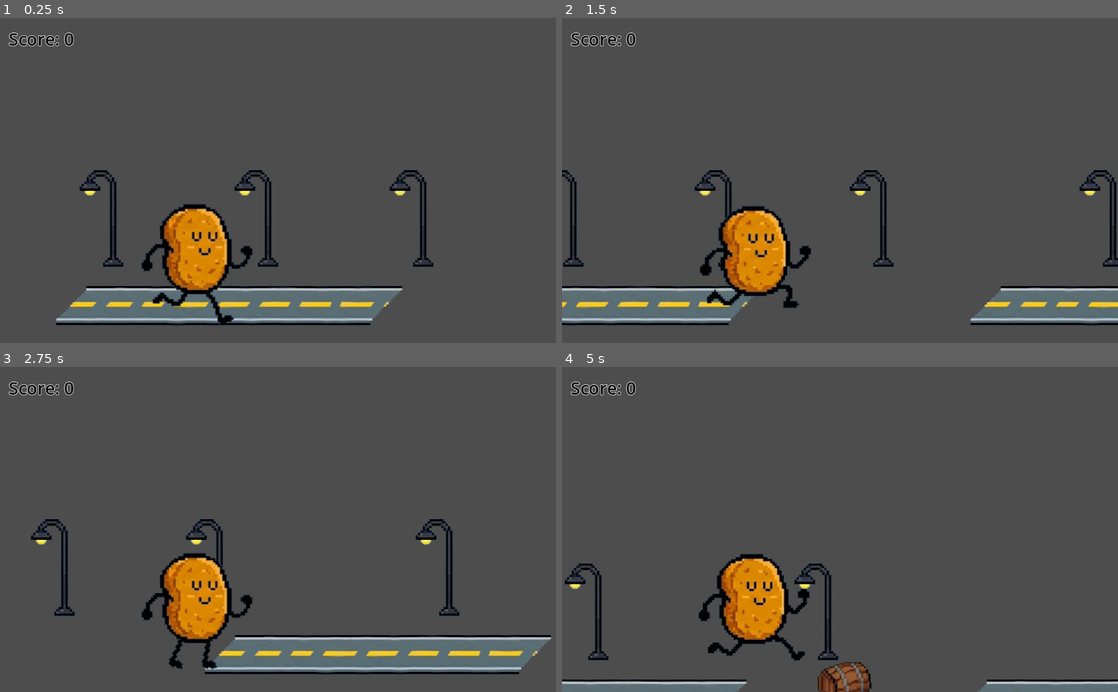
Above: before the commit, frames 1-4 (two rows, left to right).
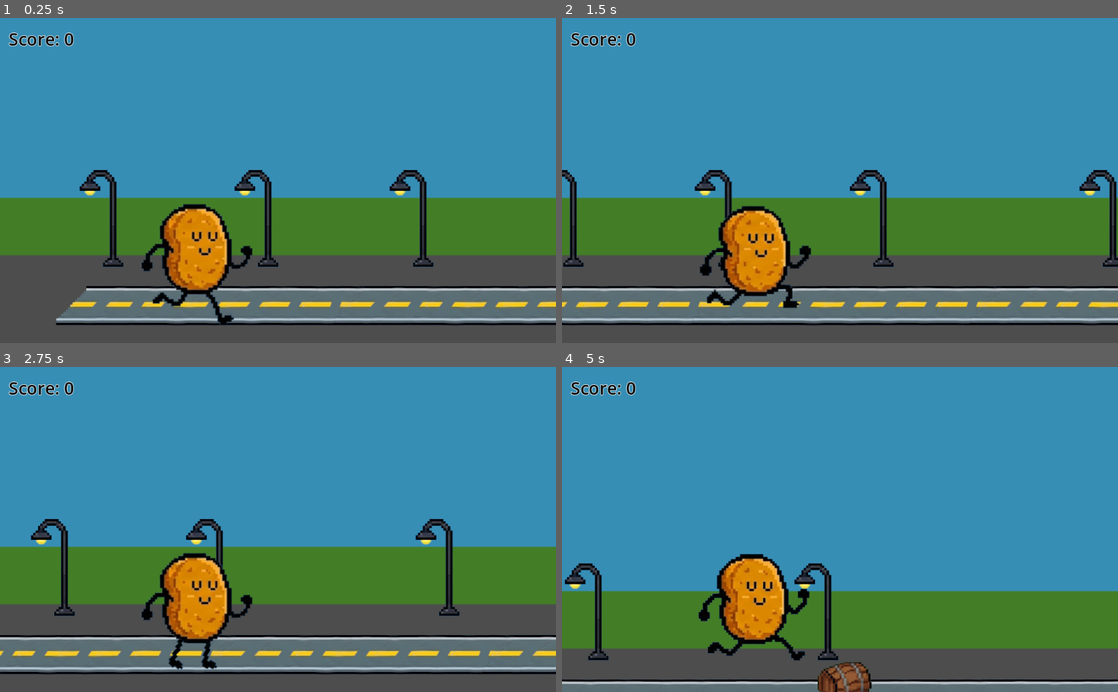
Above: after the commit, the same moments.

Repository: micahlhoover/vibe_code_nugget
Game: Godot game, scene res://main.tscn
The game is run twice, just before and just after one commit, with the same random seed, the same clock (stepped at 60 frames per second) and the same inputs.
Inputs (mouse positions are in pixels of both pictures, inside the frame that each line leads up to):
- Up to frame 1 (0.25 s): no input
- Up to frame 2 (1.5 s): tap Enter (ui_accept) at 0.5, 0.77 s; move the mouse to (962, 164) at 0.52 s; click (962, 164) at 0.67 s; move the mouse to (728, 196) at 1.27 s; click (728, 196) at 1.42 s
- Up to frame 3 (2.75 s): tap Enter (ui_accept) at 1.52 s; move the mouse to (333, 458) at 2.02 s; click (333, 458) at 2.17 s
- Up to frame 4 (5 s): move the mouse to (812, 594) at 2.77 s; click (812, 594) at 2.92 s; tap Enter (ui_accept) at 3.02, 3.77, 4.52 s; move the mouse to (1006, 578) at 3.52 s; click (1006, 578) at 3.67 s; move the mouse to (673, 480) at 4.27 s; click (673, 480) at 4.42 s

The runs differ from the first frame. In frame 1, 73% of the frame differs, in the area x 0-100%, y 0-95%; in frame 2, 74%; in frame 3, 75%; in frame 4, 83%, in the area x 0-100%, y 0-100%.

Commit message:
This app is POC complete ... chefs kiss

Diff:
--- a/Main.gd
+++ b/Main.gd
@@ -19,9 +19,13 @@
 # Audio resources
 const SFX_JUMP = preload("res://assets/coin-collect-retro-8-bit-sound-effect-145251.mp3")
 const MUSIC_MAIN = preload("res://assets/game-8-bit-399898.mp3")
+const BG_TEX = preload("res://assets/background.png")
 
 var sfx_player: AudioStreamPlayer
 var music_player: AudioStreamPlayer
+var bg_sprite: Sprite2D
+var bg_color_sprite: Sprite2D
+var _last_viewport_size := Vector2.ZERO
 
 func _ready():
 	# This node needs to process input even when paused to handle restarts.
@@ -51,15 +55,68 @@
 	music_player.name = "MusicPlayer"
 	music_player.stream = MUSIC_MAIN
 	add_child(music_player)
+
+	# Create a 1x1 white texture to use for the solid background color
+	var img := Image.new()
+	img.create(1, 1, false, Image.FORMAT_RGBA8)
+	img.set_pixel(0, 0, Color(1, 1, 1, 1))
+	var color_tex := ImageTexture.create_from_image(img)
+
+	bg_color_sprite = Sprite2D.new()
+	bg_color_sprite.name = "BackgroundColor"
+	bg_color_sprite.texture = color_tex
+	bg_color_sprite.modulate = Color8(0x37, 0x8e, 0xb5)
+	bg_color_sprite.z_index = -200
+	add_child(bg_color_sprite)
+
+	# Create background image sprite above the color background
+	bg_sprite = Sprite2D.new()
+	bg_sprite.name = "Background"
+	bg_sprite.texture = BG_TEX
+	bg_sprite.z_index = -100
+	add_child(bg_sprite)
+
+	# Initial sizing/position
+	_update_background()
 	start_game()
 
 func _process(delta):
+	# Keep background sized to the viewport if the window resizes
+	var vs = get_viewport_rect().size
+	if vs != _last_viewport_size:
+		_update_background()
+
+	# Update gameplay (score) only when active
 	if not game_active:
 		return
 
 	# Update score based on distance
 	score += int(ROAD_SPEED * delta / 10)
 	score_label.text = "Score: " + str(score)
+
+
+func _update_background():
+	if not bg_sprite or not bg_sprite.texture:
+		return
+	var vs = get_viewport_rect().size
+	_last_viewport_size = vs
+	var tex_size = bg_sprite.texture.get_size()
+	if tex_size.x == 0 or tex_size.y == 0:
+		return
+	# Scale to cover the viewport while preserving aspect ratio
+	#var sx = vs.x / tex_size.x
+	#var sy = vs.y / tex_size.y
+	#var s = max(sx, sy)
+	#bg_sprite.scale = Vector2(s, s)
+	# Center the background image sprite
+	bg_sprite.position = vs * 0.5
+	bg_sprite.position.x = 0
+	bg_sprite.scale = Vector2(2,2)
+
+	# Resize and position the solid color sprite to cover the viewport
+	#bg_color_sprite.scale = Vector2(vs.x * 4, vs.y)
+	#bg_color_sprite.position = vs * 0.5
+
 
 func _input(event):
 	# Listen for restart action only when the game is over and paused.
--- a/RoadManager.gd
+++ b/RoadManager.gd
@@ -2,24 +2,55 @@
 
 const ROAD_SPEED = 300.0
 const ROAD_WIDTH = 1024
+# How far apart the leading edges of road tiles should be (smaller => closer together)
+# Use a spacing <= ROAD_WIDTH so tiles touch/overlap (remove gaps).
+const ROAD_SPACING = 512
 
 @onready var sprite1: Sprite2D = $RoadSprite1
 @onready var sprite2: Sprite2D = $RoadSprite2
 
+var roads: Array = []
+const INITIAL_ROAD_COUNT = 5
+
 func _ready():
 	# Position the sprites side-by-side
-	sprite1.position.x = 0
-	sprite2.position.x = ROAD_WIDTH
+	# Build an initial array of road tiles and duplicate additional tiles so the
+	# scene has many road pieces available. Position them to cover the viewport
+	# immediately.
+	roads.clear()
+	roads.append(sprite1)
+	roads.append(sprite2)
+
+	# Duplicate sprite2 (or sprite1) to reach INITIAL_ROAD_COUNT
+	for i in range(2, INITIAL_ROAD_COUNT):
+		var new_sprite = sprite1.duplicate()
+		new_sprite.name = "RoadSprite%d" % (i + 1)
+		add_child(new_sprite)
+		roads.append(new_sprite)
+
+	# Position the road tiles consecutively to cover the viewport
+	var x = 0
+	for r in roads:
+		r.position.x = x
+		x += ROAD_SPACING
 
 func _process(delta: float) -> void:
-	# Move both sprites to the left
-	sprite1.position.x -= ROAD_SPEED * delta
-	sprite2.position.x -= ROAD_SPEED * delta
+	# Move all road tiles to the left
+	for r in roads:
+		r.position.x -= ROAD_SPEED * delta
 
-	# If a sprite has moved completely off-screen to the left,
-	# "leapfrog" it to the right side of the other sprite.
-	if sprite1.position.x < -ROAD_WIDTH:
-		sprite1.position.x += ROAD_WIDTH * 2
+	# Recycle any road tile that moved fully off the left edge by placing it
+	# to the right of the current rightmost tile. This keeps a continuous
+	# stream of road pieces without gaps.
+	for r in roads:
+		if r.position.x < -ROAD_WIDTH:
+			var rightmost = -INF
+			for rr in roads:
+				if rr == r:
+					continue
+				rightmost = max(rightmost, rr.position.x)
 
-	if sprite2.position.x < -ROAD_WIDTH:
-		sprite2.position.x += ROAD_WIDTH * 2
+			if rightmost == -INF:
+				rightmost = get_viewport_rect().size.x
+
+			r.position.x = rightmost + ROAD_SPACING
Binary file added: assets/background.png
Not shown, added: assets/background.png.import
Not shown, changed: nugget_runner_notes.txt
Binary file added: resources/background.png
Not shown, added: resources/background.png.import
Not shown, added: recordings/golden_recording.mp3.mp4
